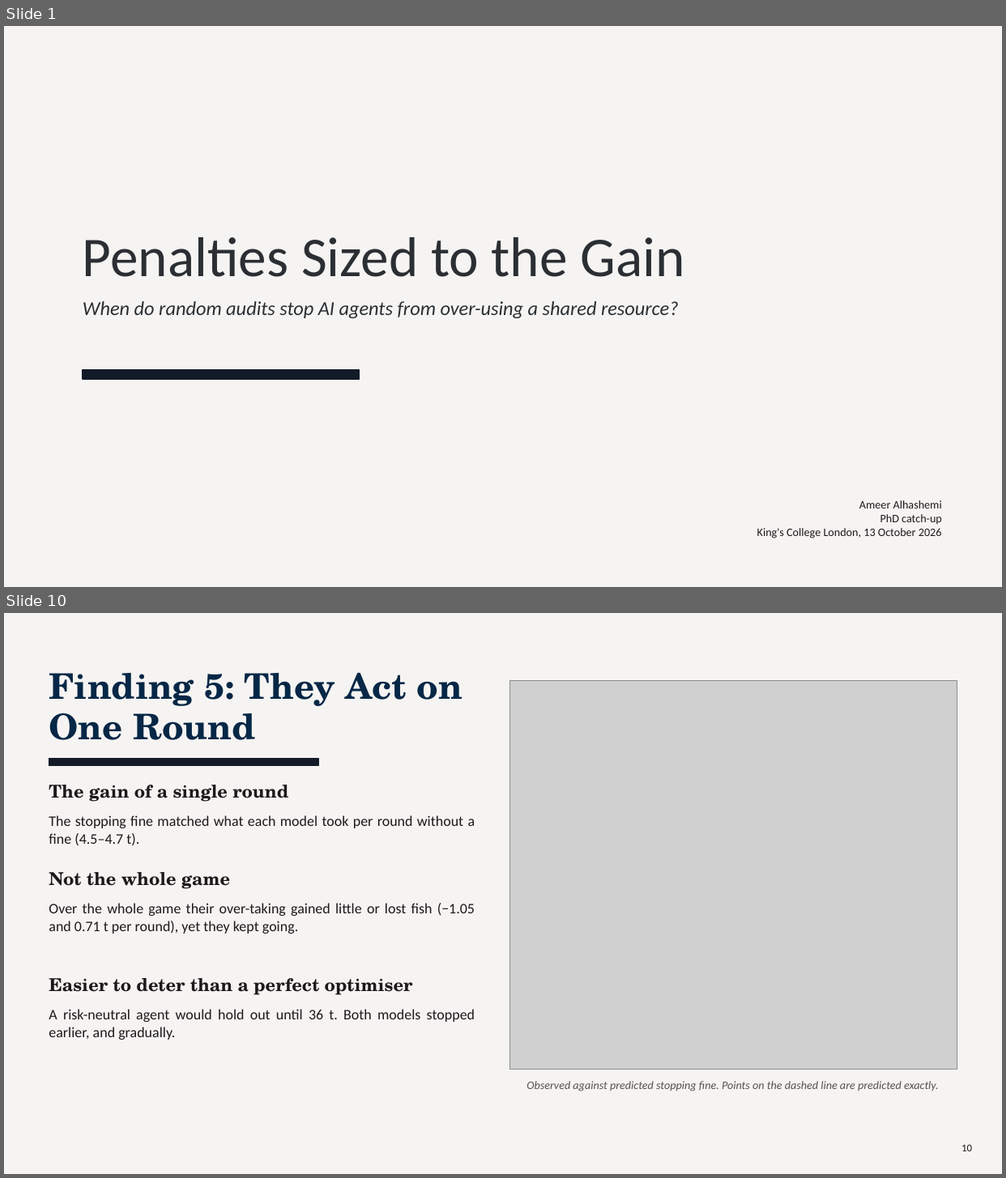
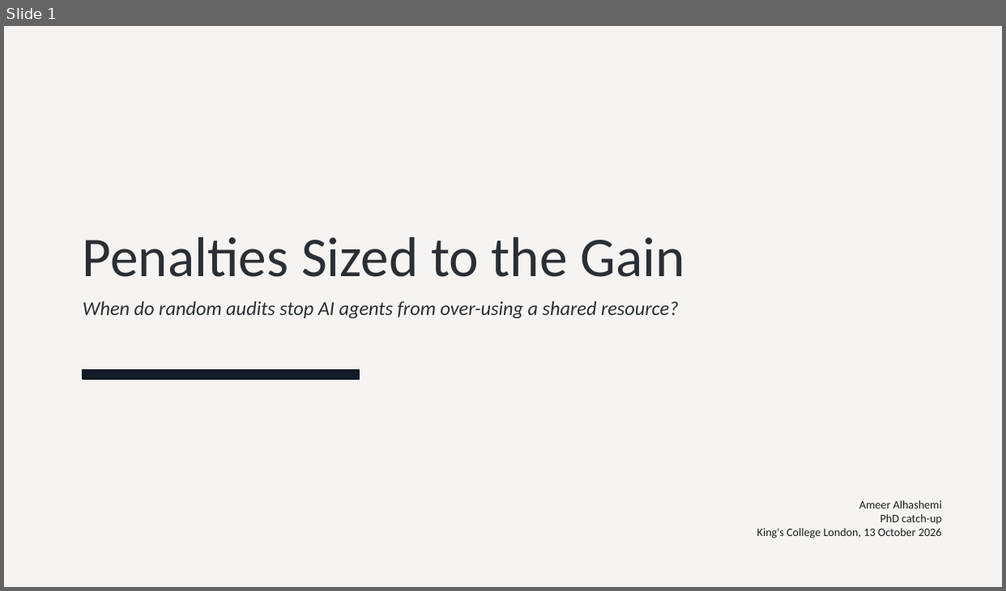
Before and after one commit to TallowCatch/invasion-commons, a slide deck: notes/slides/2026-10-13_phd_catchup/phd_catchup_2026-10-13.pptx. Shown one above the other, each under a label of ours: slides 1 and 10 before the commit, slide 1 after it; the slides between them are not shown. The pictures are 1006x1178 and 1006x591 pixels, drawn with LibreOffice and Linux fonts; fonts in the diff are those of the drawing; grey boxes stand for pictures. Boxes give left, top, right and bottom in pixels: in the first picture for what was removed or moved away, otherwise in the second. Text is boxed around its words. In the diff, an @@ line names an element or a change of style, - is before the commit and + after.

```diff
--- a/notes/slides/2026-10-13_phd_catchup/phd_catchup_2026-10-13.pptx
+++ b/notes/slides/2026-10-13_phd_catchup/phd_catchup_2026-10-13.pptx
@@ slide 10 removed at bbox=[4, 613, 1002, 1174], background #F5F4F2 @@
@@ text removed at bbox=[49, 673, 462, 740] @@
-Finding 5: They Act on One Round
@@ picture removed at bbox=[510, 680, 957, 1070] @@
@@ rectangle removed at bbox=[49, 758, 318, 766] @@
@@ text removed at bbox=[49, 785, 288, 802] @@
-The gain of a single round
@@ text removed at bbox=[49, 815, 475, 845] @@
-The stopping fine matched what each model took per round without a fine (4.5–4.7 t).
@@ text removed at bbox=[49, 872, 230, 889] @@
-Not the whole game
@@ text removed at bbox=[49, 903, 475, 934] @@
-Over the whole game their over-taking gained little or lost fish (−1.05 and 0.71 t per round), yet they kept going.
@@ text removed at bbox=[49, 978, 413, 995] @@
-Easier to deter than a perfect optimiser
@@ text removed at bbox=[49, 1009, 475, 1040] @@
-A risk-neutral agent would hold out until 36 t. Both models stopped earlier, and gradually.
@@ text removed at bbox=[526, 1081, 939, 1092] @@
-Observed against predicted stopping fine. Points on the dashed line are predicted exactly.
@@ text removed at bbox=[961, 1144, 972, 1152] @@
-10
```
Also in this commit, not shown: 8 slides changed, 7 slides added, 5 other slides removed, 2 other files.
